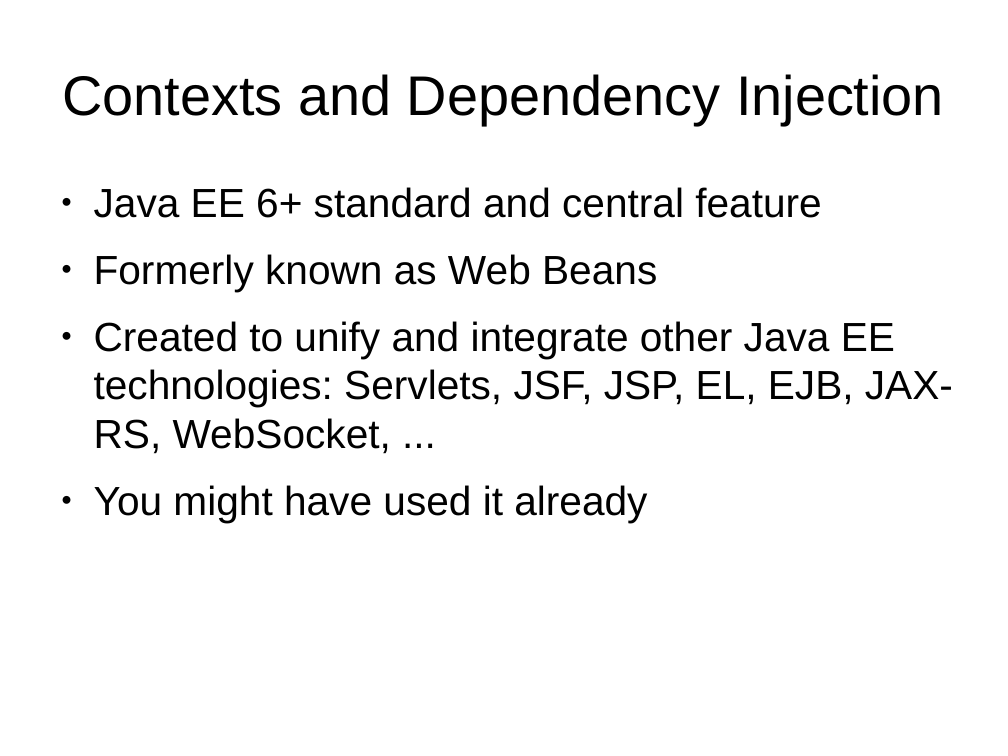
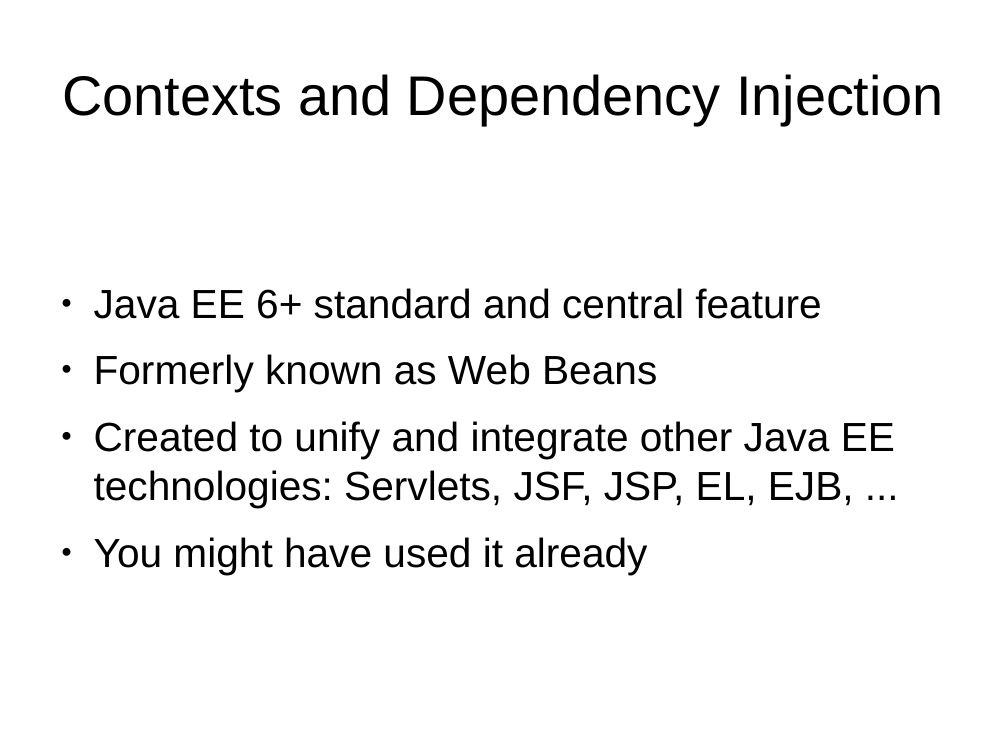
Before and after one commit to FrigoCoder/CDI, a slide deck: slide 2 of CDI.odp. Drawn at 1008x756 pixels with LibreOffice and Linux fonts; fonts in the diff are those of the drawing. Boxes give left, top, right and bottom in pixels: in the first picture for what was removed or moved away, otherwise in the second. Text is boxed around its words. In the diff, an @@ line names an element or a change of style, - is before the commit and + after.

```diff
--- a/CDI.odp
+++ b/CDI.odp
@@ text "Java EE 6+ standard and ..." at bbox=[94, 288, 895, 574]: vertical alignment top to middle @@
@@ text at bbox=[94, 421, 895, 508]: text changed @@
-● Created to unify and integrate other Java EE technologies: Servlets, JSF, JSP, EL, EJB, JAX-RS, WebSocket, ...
+● Created to unify and integrate other Java EE technologies: Servlets, JSF, JSP, EL, EJB, ...
```
Also in this commit, not shown: 10 other slides changed, 10 slides added, 9 other files.
